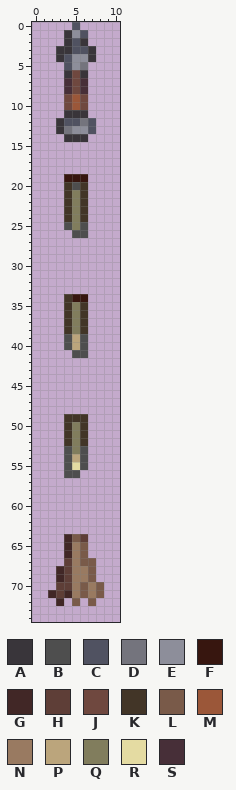
Edited in one commit: sprite sheet (Assets/Items/Misc/TinCoilWhip.png). This is how it looked before the edit.
The file is 22x150 pixels, drawn in blocks of 2x2; one block is one cell here.
Palette (. is transparent): A #39353a  B #4e4e4e  C #505261  D #74747d  E #8d8e9a  F #37160f  G #412726  H #5e3e37  J #6f483f  K #423527  L #795a49  M #9b5739  N #997a61  P #bba57c  Q #817d5d  R #e4dba2  S #472f38
Pixels before, first column x 2:
 0 ...C...
 1 ..AEC..
 2 ..ACA..
 3 .AACCA.
 4 .ACEEA.
 5 ..CED..
 6 ..AJA..
 7 ..SJS..
 8 ..SJS..
 9 ..JMJ..
10 ..JMJ..
11 ..AAA..
12 .ACCDC.
13 .ADEEC.
14 ..AAA..
15 .......
16 .......
17 .......
18 .......
19 ..FFF..
20 ..KBK..
21 ..KQK..
22 ..KQK..
23 ..KQK..
24 ..KQK..
25 ..BQB..
26 ...BB..
27 .......
28 .......
29 .......
30 .......
31 .......
32 .......
33 .......
34 ..KFF..
35 ..KQK..
36 ..KQK..
37 ..KQK..
38 ..KQK..
39 ..BPB..
40 ..BPB..
41 ...BB..
42 .......
43 .......
44 .......
45 .......
46 .......
47 .......
48 .......
49 ..KKK..
50 ..KQK..
51 ..KQK..
52 ..KQK..
53 ..BQB..
54 ..BPB..
55 ..BRB..
56 ..BB...
57 .......
58 .......
59 .......
60 .......
61 .......
62 .......
63 .......
64 ..GLH..
65 ..GNL..
66 ..GNL..
67 ..HNLL.
68 .GHNNL.
69 .GHNNL.
70 .HHNLNL
71 GHGNLNL
72 .G.L.L.
Once edited:
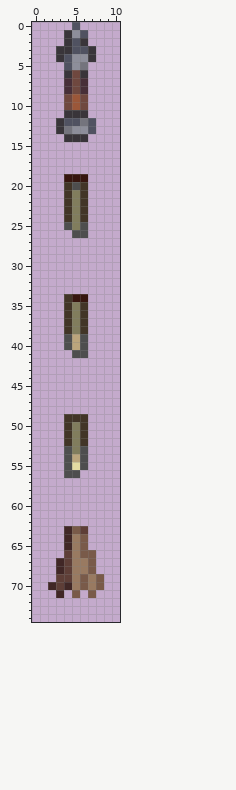
Difference:
Changed rows in their new state; - is an unchanged pixel.
first column x 2:
63 --GLH--
64 ---NL--
66 --H--L-
67 -G--N--
69 -H--LNL
70 G-G----
71 .G.L.L.
72 -.-.-.-
Changed places in both pictures, as pixel boxes (x1, y1, x2, y2):
changed: (48, 526, 104, 606)
